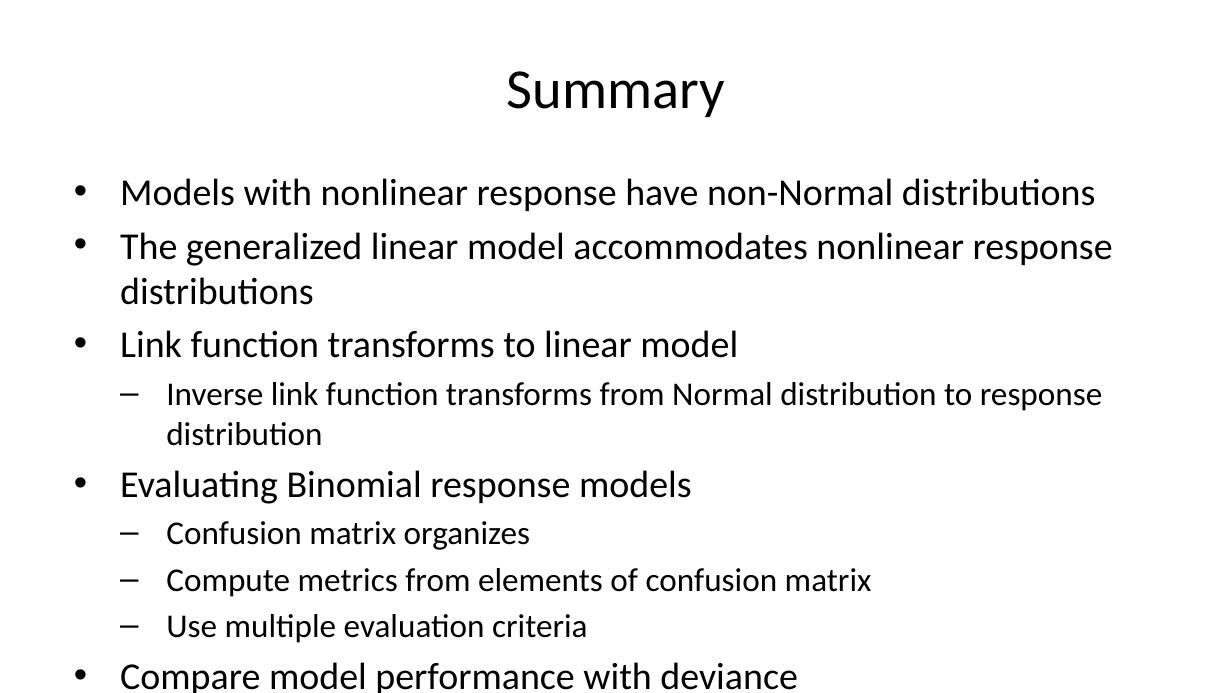
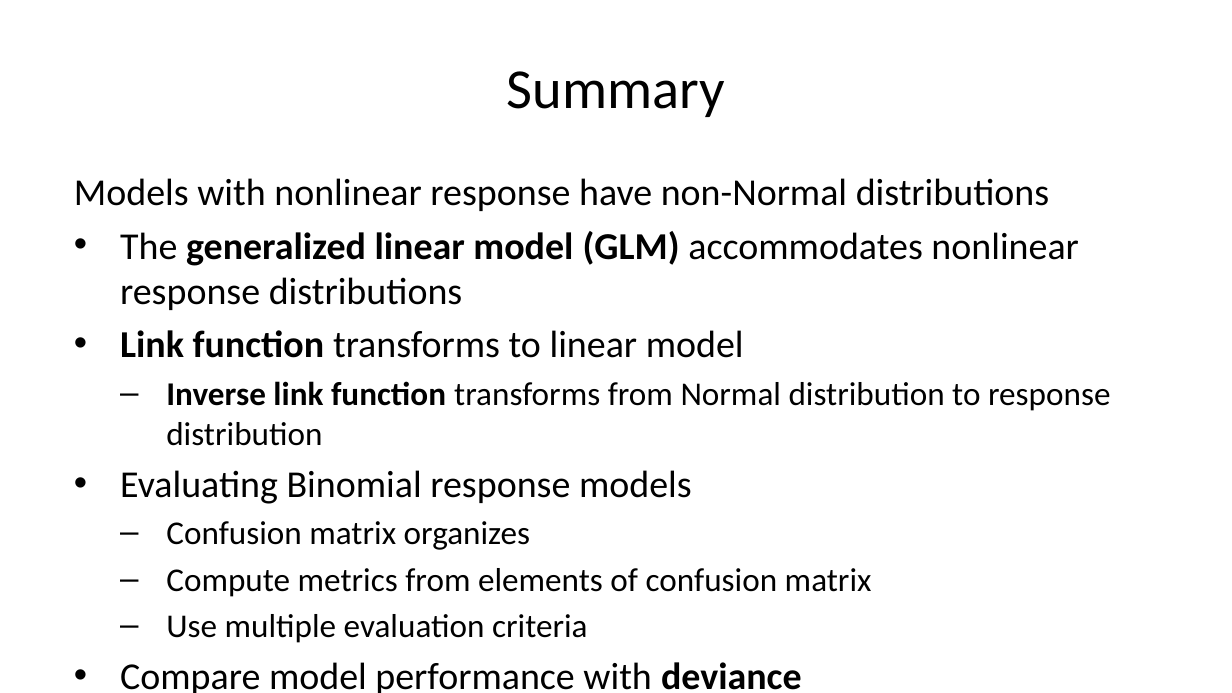
Before and after one commit to StephenElston/CSCI-E-83, a slide deck: slide 55 of LectureSlides/09_GeneralizingTheLinearModel.pptx (slide 54 before the commit). Drawn at 1232x693 pixels with LibreOffice and Linux fonts; fonts in the diff are those of the drawing. Boxes give left, top, right and bottom in pixels: in the first picture for what was removed or moved away, otherwise in the second. Text is boxed around its words. In the diff, an @@ line names an element or a change of style, - is before the commit and + after.

```diff
--- a/LectureSlides/09_GeneralizingTheLinearModel.pptx
+++ b/LectureSlides/09_GeneralizingTheLinearModel.pptx
@@ text at (74, 178, 1110, 693): bold on in "Link function", "Inverse link function", "deviance"; bullet • to none @@
@@ text at (120, 231, 1079, 310): text changed @@
-• The generalized linear model accommodates nonlinear response distributions
+• The generalized linear model (GLM) accommodates nonlinear response distributions
```
Also in this commit, not shown: 10 other slides changed, 1 slide added.
